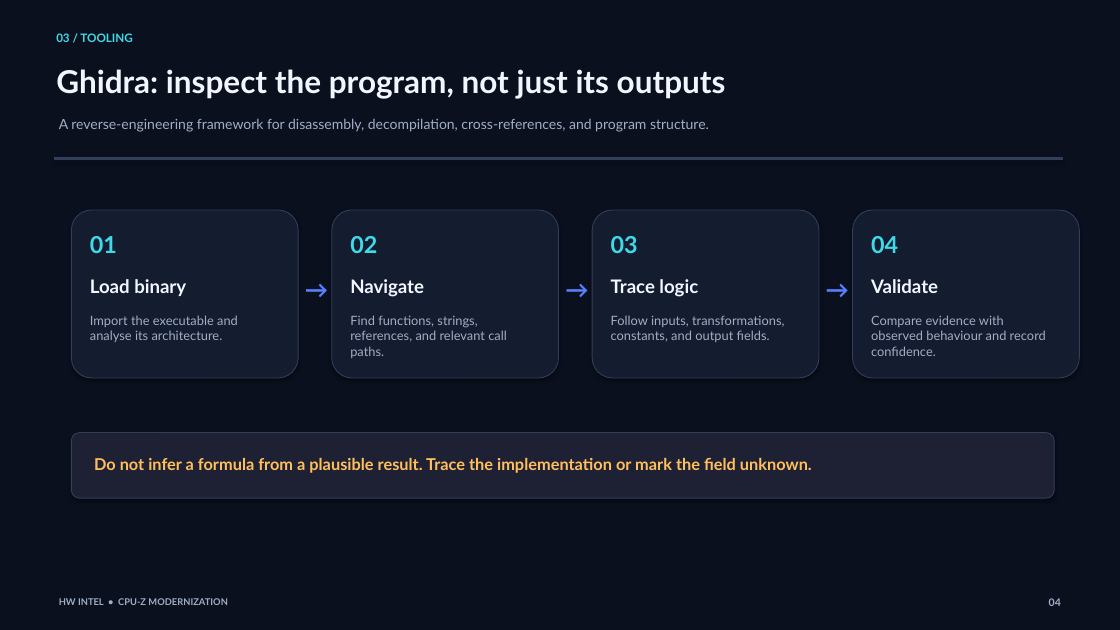
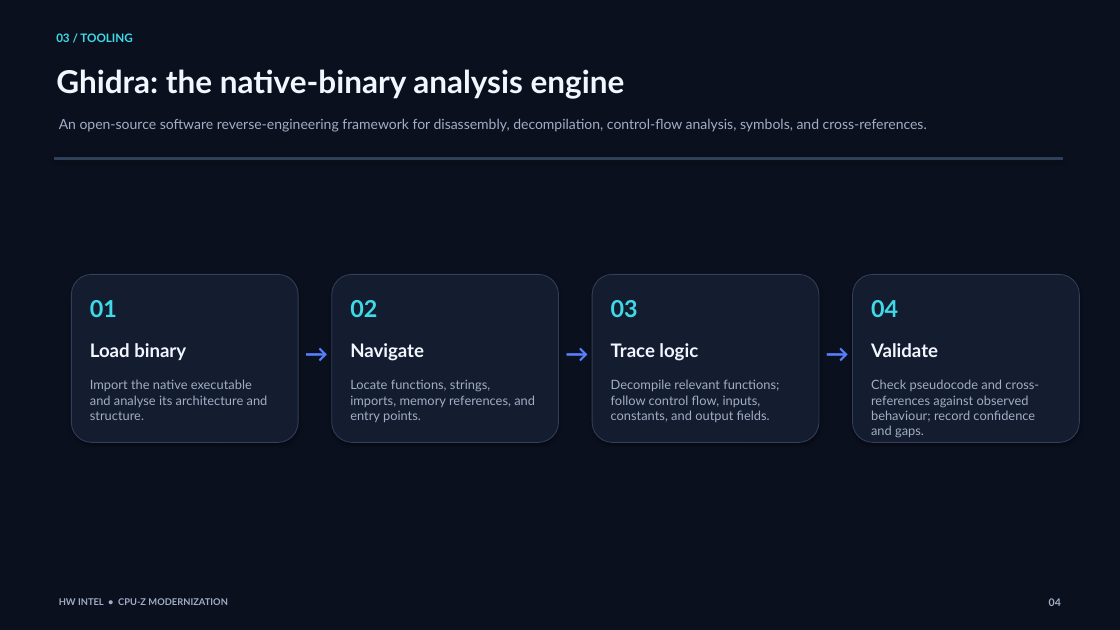
Before and after one commit to SK7Cosmo/HW-Intel, a slide deck: slide 4 of docs/Supplements/CPUZ_HW_Intel_Modernization_Overview.pptx. Drawn at 1120x630 pixels with LibreOffice and Linux fonts; fonts in the diff are those of the drawing. Boxes give left, top, right and bottom in pixels: in the first picture for what was removed or moved away, otherwise in the second. Text is boxed around its words. In the diff, an @@ line names an element or a change of style, - is before the commit and + after.

```diff
--- a/docs/Supplements/CPUZ_HW_Intel_Modernization_Overview.pptx
+++ b/docs/Supplements/CPUZ_HW_Intel_Modernization_Overview.pptx
@@ text at [56,69,625,99]: text changed @@
-Ghidra: inspect the program, not just its outputs
+Ghidra: the native-binary analysis engine
@@ text at [59,118,927,132]: text changed @@
-A reverse-engineering framework for disassembly, decompilation, cross-references, and program structure.
+An open-source software reverse-engineering framework for disassembly, decompilation, control-flow analysis, symbols, and cross-references.
@@ 11 texts, 4 rounded rectangles: place and size @@
-11 texts, 4 rounded rectangles at [71,210,1080,378]
+11 texts, 4 rounded rectangles at [71,275,1080,443]
@@ text at [90,379,268,420]: text changed @@
-Import the executable and analyse its architecture.
+Import the native executable and analyse its architecture and structure.
@@ text at [350,379,535,422]: text changed @@
-Find functions, strings, references, and relevant call paths.
+Locate functions, strings, imports, memory references, and entry points.
@@ text at [611,379,779,422]: text changed @@
-Follow inputs, transformations, constants, and output fields.
+Decompile relevant functions; follow control flow, inputs, constants, and output fields.
@@ text at [871,379,1039,438]: text changed @@
-Compare evidence with observed behaviour and record confidence.
+Check pseudocode and cross-references against observed behaviour; record confidence and gaps.
@@ rounded rectangle removed at [71,433,1054,498] @@
@@ text removed at [94,458,812,473] @@
-Do not infer a formula from a plausible result. Trace the implementation or mark the field unknown.
```
Also in this commit, not shown: 3 other slides changed, 1 slide added.
